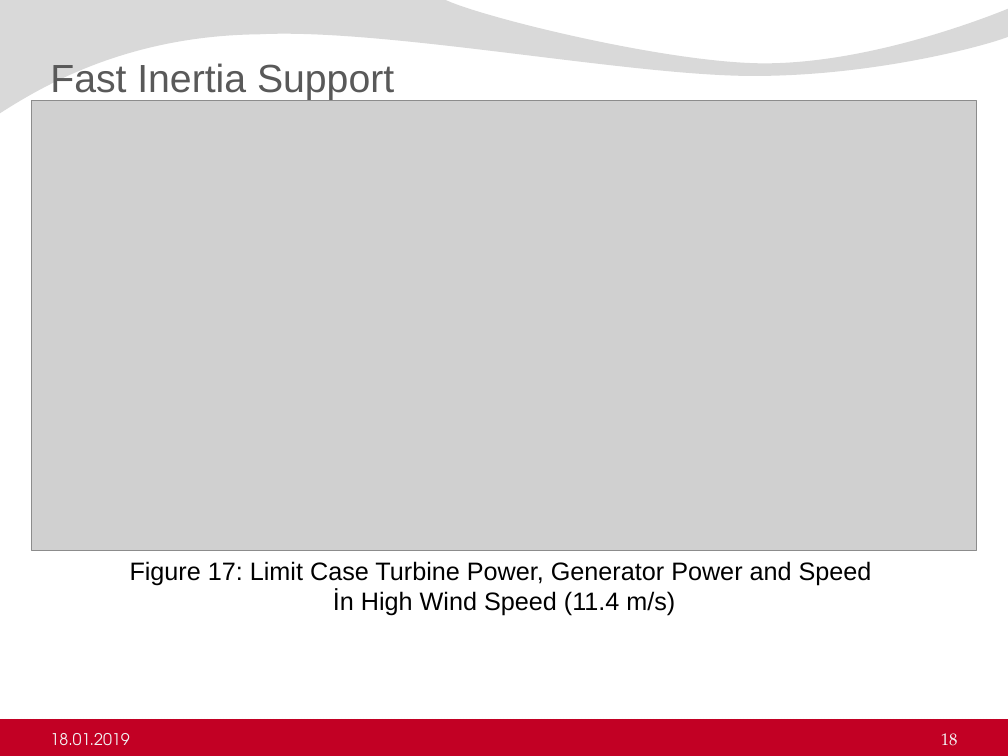
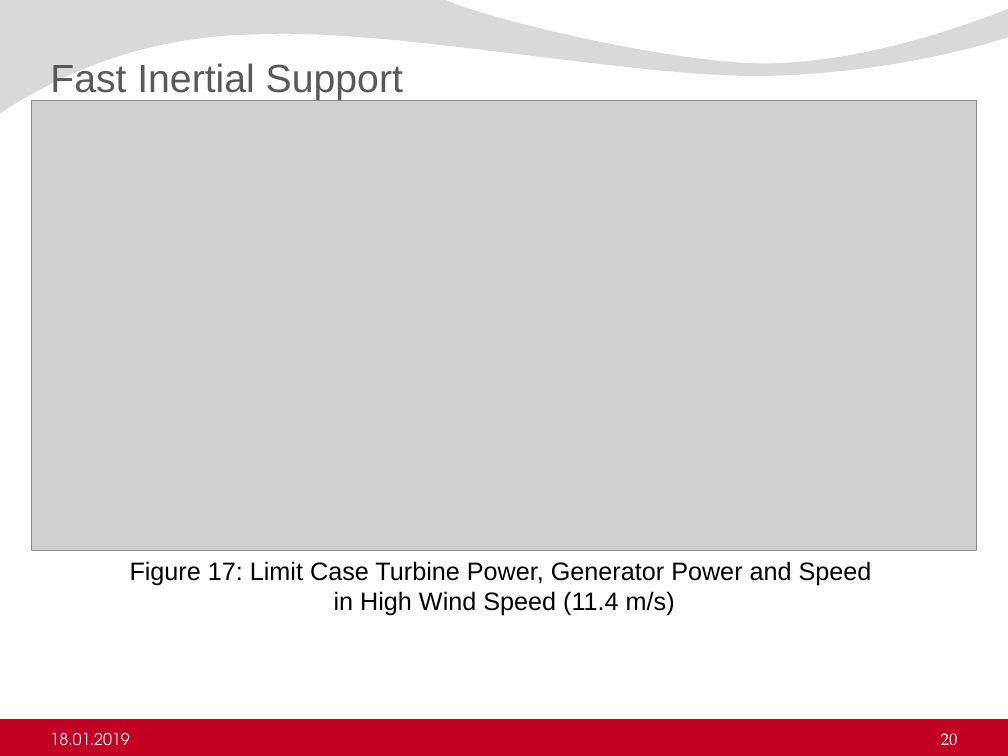
Before and after one commit to ErencanDuymaz/Research, a slide deck: slide 20 of Thesis/Thesis Defence/Erencan_Duymaz_thesis_defence.pptx (slide 18 before the commit). Drawn at 1008x756 pixels with LibreOffice and Linux fonts; fonts in the diff are those of the drawing; grey boxes stand for pictures; background and template pictures are left out. Boxes give left, top, right and bottom in pixels: in the first picture for what was removed or moved away, otherwise in the second. Text is boxed around its words. In the diff, an @@ line names an element or a change of style, - is before the commit and + after.

```diff
--- a/Thesis/Thesis Defence/Erencan_Duymaz_thesis_defence.pptx
+++ b/Thesis/Thesis Defence/Erencan_Duymaz_thesis_defence.pptx
@@ title at box(50, 63, 403, 100): text changed @@
-Fast Inertia Support
+Fast Inertial Support
@@ text at box(334, 591, 675, 616): text changed @@
-İn High Wind Speed (11.4 m/s)
+in High Wind Speed (11.4 m/s)
@@ page number at box(941, 733, 958, 746): text changed @@
-18
+20
```
Also in this commit, not shown: 14 other slides changed, 1 slide added, 2 other files.
